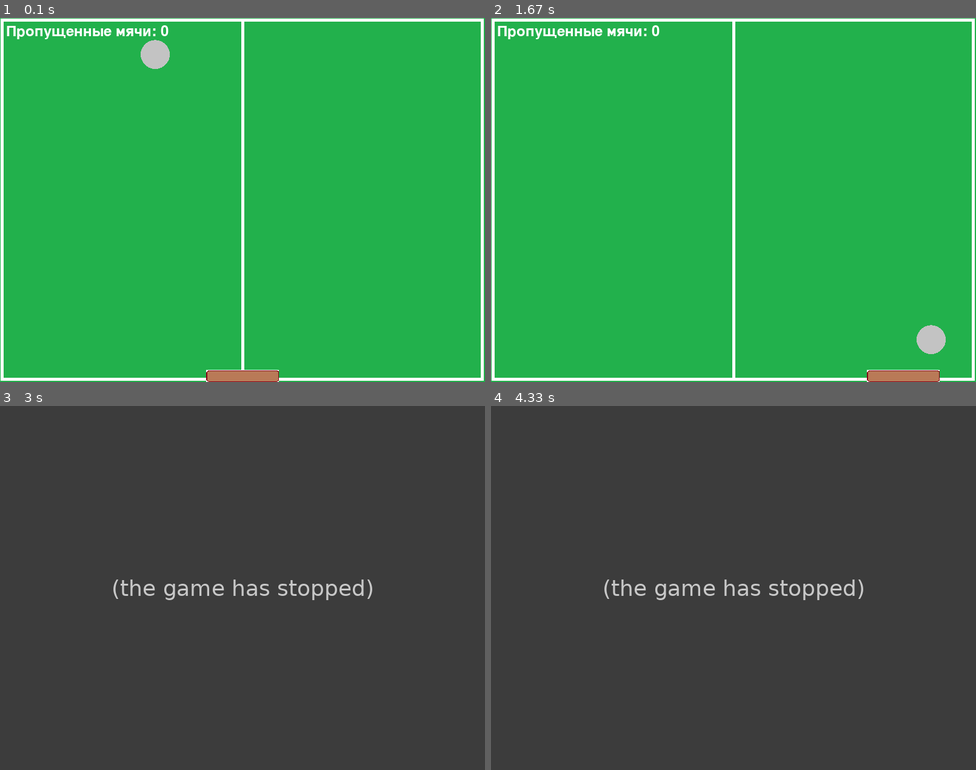
Above: before the commit, frames 1-4 (two rows, left to right).
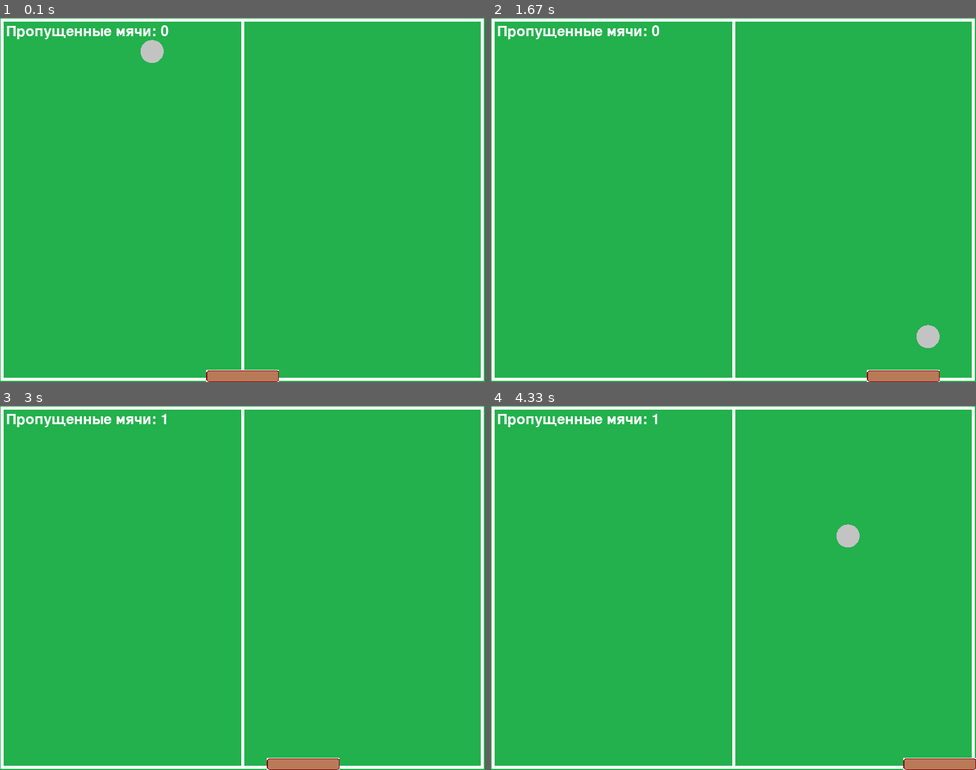
Above: after the commit, the same moments.

Repository: PavelVNazarov/other-programs
Game: pygame game, started from ping_pong_game.py
The game is run twice, just before and just after one commit, with the same random seed, the same clock (stepped at 60 frames per second) and the same inputs.
Inputs:
- Up to frame 1 (0.1 s): no input
- Up to frame 2 (1.67 s): hold Right 0.33-0.8 s; tap N at 0.83 s; hold Right 1.17-1.63 s
- Up to frame 3 (3 s): hold Left 1.67-2.2 s; hold Left 2.23-2.63 s; hold Q from 2.67 s (still down); hold Right from 2.67 s (still down)
- Up to frame 4 (4.33 s): release Q at 3.3 s; release Right at 3.3 s; tap N at 3.33 s; hold Right 3.67-4.3 s

The runs differ from the first frame. In frame 1, 0.2% of the frame differs, in the area x 29-35%, y 6-14%; in frame 2, 0.2%; in frame 3, 100%, in the area x 0-100%, y 0-100%; in frame 4, 100%.
Before the commit the program exited at 2.67 s; later frames show no game.

Commit message:
Update ping_pong_game.py

Diff:
--- a/ping_pong_game.py
+++ b/ping_pong_game.py
@@ -8,13 +8,13 @@
 
 # Скорость мяча
 speed = 5
-
+speed_bar = 5
 
 class Ball(pygame.sprite.Sprite):
     def __init__(self, x, y):
         super().__init__()
-        self.rect = pygame.Rect(x, y, 50, 50)
-        self.image = scale(pygame.image.load('Ball_2.png'), (50, 50))
+        self.rect = pygame.Rect(x, y, 40, 40)
+        self.image = scale(pygame.image.load('Ball_2.png'), (40, 40))
         self.change_x = speed
         self.change_y = speed
         self.active = True  # Новое поле для отслеживания статуса мяча
@@ -29,7 +29,7 @@
         if self.rect.x >= 750 or self.rect.x <= 0:
             self.change_x *= -1  # Флип по горизонтали
         if self.rect.y >= 600:
-            self.active = False  # Мяч пропал
+            self.active = False  # Мяч пропалself.kill()
         if self.rect.y <= 0:
             self.change_y *= -1  # Флип по вертикали
 
@@ -49,9 +49,9 @@
 
     def update(self, left, right):
         if left:
-            self.xvel = -speed  # Фиксированная скорость движения
+            self.xvel = -speed_bar  # Фиксированная скорость движения
         elif right:
-            self.xvel = speed
+            self.xvel = speed_bar
         else:
             self.xvel = 0
 
@@ -97,13 +97,23 @@
                 left = True
             if e.key == pygame.K_RIGHT:
                 right = True
+            if e.key == pygame.K_q:  # Увеличить скорость
+                if speed < 10:
+                    speed += 1
+                else:
+                    speed = 10
+            if e.key == pygame.K_s:  # Убавить скорось
+                if speed > 2:
+                    speed -= 1
+                else:
+                    speed = 1
             if e.key == pygame.K_r:  # Начать сначала
                 reset_game()
             if e.key == pygame.K_n:  # Новая подача
-                if not ball.active:
+                if ball.active == None:
                     ball = Ball(ship.rect.x + 50, ship.rect.y - 50)
                     ball.active = True
-            if e.key == pygame.K_q:  # Закончить игру
+            if e.key == pygame.K_e:  # Закончить игру
                 pygame.quit()
                 exit()
         if e.type == pygame.KEYUP:
@@ -120,8 +130,9 @@
     ship.draw(screen)
 
     ball.update()
-    if not ball.active:  # Если мяч пропал
+    if ball.active == False:  # Если мяч пропал
         score += 1  # Увеличиваем счет
+        ball.active = None
     ball.draw(screen)
 
     # Вывод счета на экран
